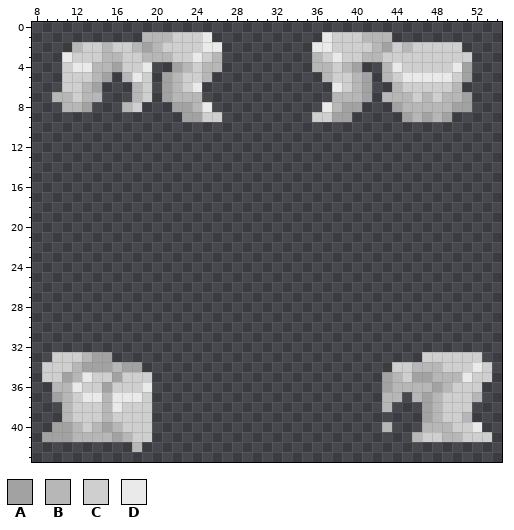
File history of a pixel-art sprite, Resources/Textures/_Impstation/Mobs/Customization/Humanoid/hair.rsi/sideponyeye.png. Above is the file before it was changed.
The file is 64x64 pixels. Shown: x 8..54, y 0..43.
Palette (. is transparent): A #a2a2a2  B #b7b7b7  C #cfcfcf  D #eaeaea
Pixels before, first column x 9:
 1 ..........BBBCCCD...........DCCCBBB..........
 2 ...BCCBCCBABCCCCDD.........DDCCCCBACBCCCCC...
 3 ..DCCCBBCCBBBCCDCB.........BCDCCBBCCCCCCCCC..
 4 ..CDDBBACCD..ABCBB.........BBCBA..BDCCCCCDA..
 5 ..CCCBA.BDC.ABCCB...........BCCBA.BCDDDDDCA..
 6 ..CCBA...BC.ABCD.............DCBA..BCCCCCB...
 7 .BBCBB...BC.ABBB.............BBBA.BBBCBCBBA..
 8 ..BBA...BC...AABD...........DBAA...ABBBBBAA..
 9 ..............AACC.........CCAA.....ABABA....
10 .............................................
11 .............................................
12 .............................................
13 .............................................
14 .............................................
15 .............................................
16 .............................................
17 .............................................
18 .............................................
19 .............................................
20 .............................................
21 .............................................
22 .............................................
23 .............................................
24 .............................................
25 .............................................
26 .............................................
27 .............................................
28 .............................................
29 .............................................
30 .............................................
31 .............................................
32 .............................................
33 .CCCBAA...............................CCCCCC.
34 CCCBAAABAA.........................CCBBBCCCDC
35 CCABDCCACCC.......................ABCAABBBDCC
36 .BBDCCACCCD.......................ABBBBABCCC.
37 .ABCDDBDDDC.......................BB.BABCCCB.
38 ..BCCCBDCCC.......................B...ABCCC..
39 ..BCCCBCCCC...........................ABCCB..
40 .AABCBABCCC.......................B...BBBCCD.
41 AAABBBBABCC..........................BCCBBCCC
42 .........B...................................
Now the later version:
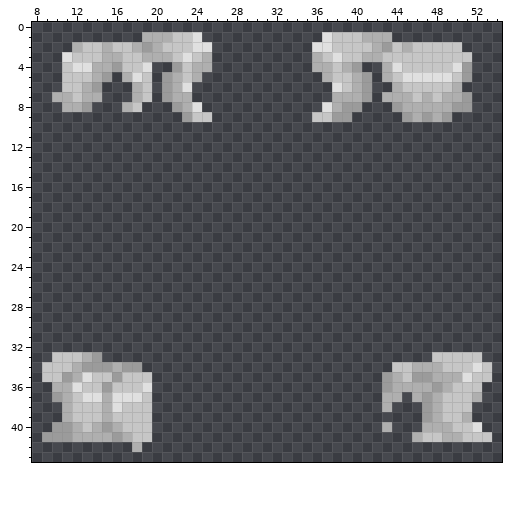
Edits made:
colour A: #a2a2a2 -> #9b9b9b
colour B: #b7b7b7 -> #afafaf
colour C: #cfcfcf -> #c6c6c6
colour D: #eaeaea -> #e0e0e0
y 1: x 24..25 CD -> D.
y 2: x 24 C -> D; x 26 D -> .
y 3: x 23..26 CDCB -> DCB.
y 4: x 23..24 BC -> CB; x 26 B -> .
y 5: x 24..25 CB -> B.
y 6: x 23..24 CD -> D.
y 7: x 24 B -> .
y 8: x 23..25 ABD -> BD.
y 9: x 24 A -> C; x 26 C -> .
y 33: x 15 A -> .; x 47 C -> .
Changed places in both pictures, as pixel boxes (x1, y1, x2, y2):
changed: (52, 32, 222, 122)
changed: (312, 32, 472, 122)
changed: (42, 352, 152, 452)
changed: (382, 352, 492, 442)
